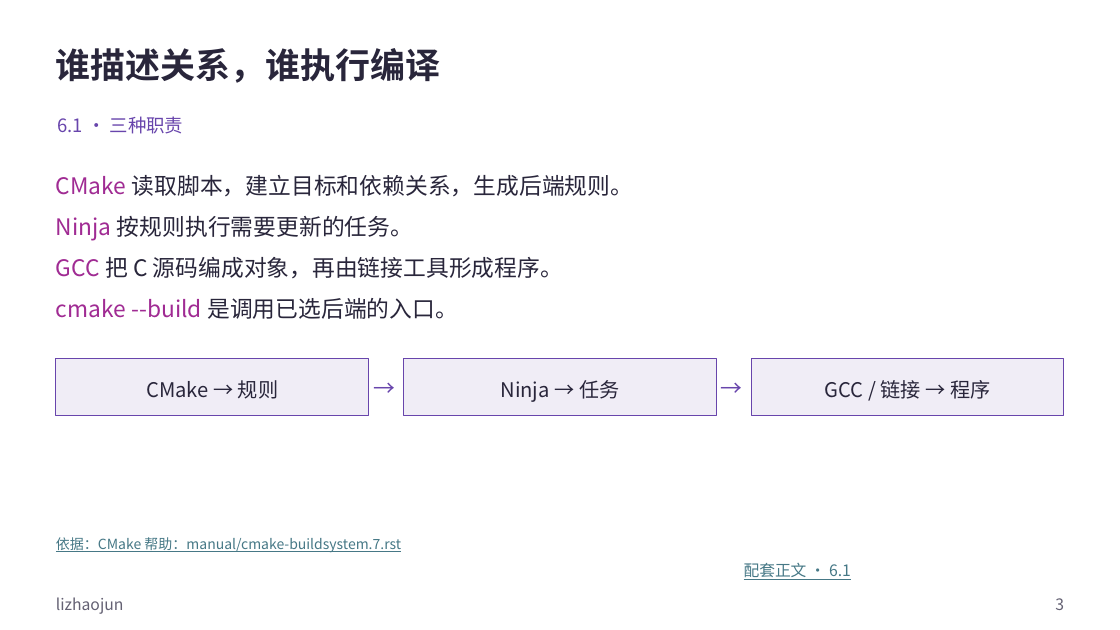
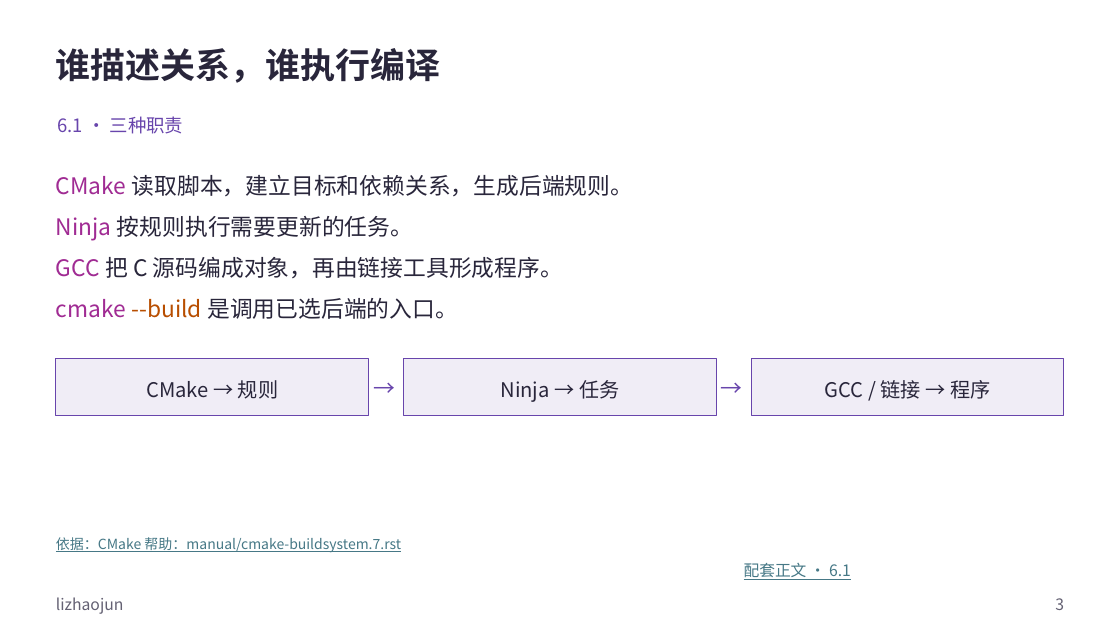
Before and after one commit to FormingSystem/zephyr_hc32f4a0, a slide deck: slide 3 of learning/P01_zephyr_make_project/slides/P006_原生CMake与目标模型_Windows.pptx. Drawn at 1120x630 pixels with LibreOffice and Linux fonts; fonts in the diff are those of the drawing. Boxes give left, top, right and bottom in pixels: in the first picture for what was removed or moved away, otherwise in the second. Text is boxed around its words. In the diff, an @@ line names an element or a change of style, - is before the commit and + after.

Commit message:
content(learning/cmake-native): 统一原生CMake函数与参数展示
- 用一致配色呈现 CMake 函数、使用范围参数和源码目录，保留练习代码与 1.2 倍行距。
- 正式 PPT 与可重建原生源同步，保留封面、媒体、批注和非正文页脚署名。

```diff
--- a/learning/P01_zephyr_make_project/slides/P006_原生CMake与目标模型_Windows.pptx
+++ b/learning/P01_zephyr_make_project/slides/P006_原生CMake与目标模型_Windows.pptx
@@ text at (56,298,458,319): text colour #A02B93 to #B84E00 in "--build" @@
```
Also in this commit, not shown: 19 other slides changed, 21 other files.
